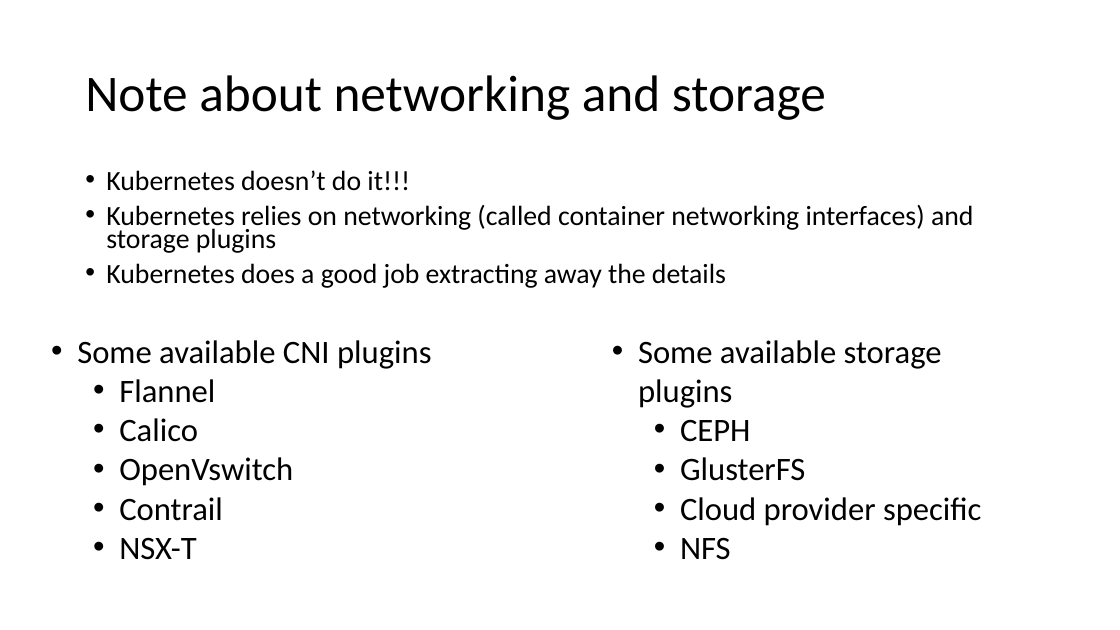
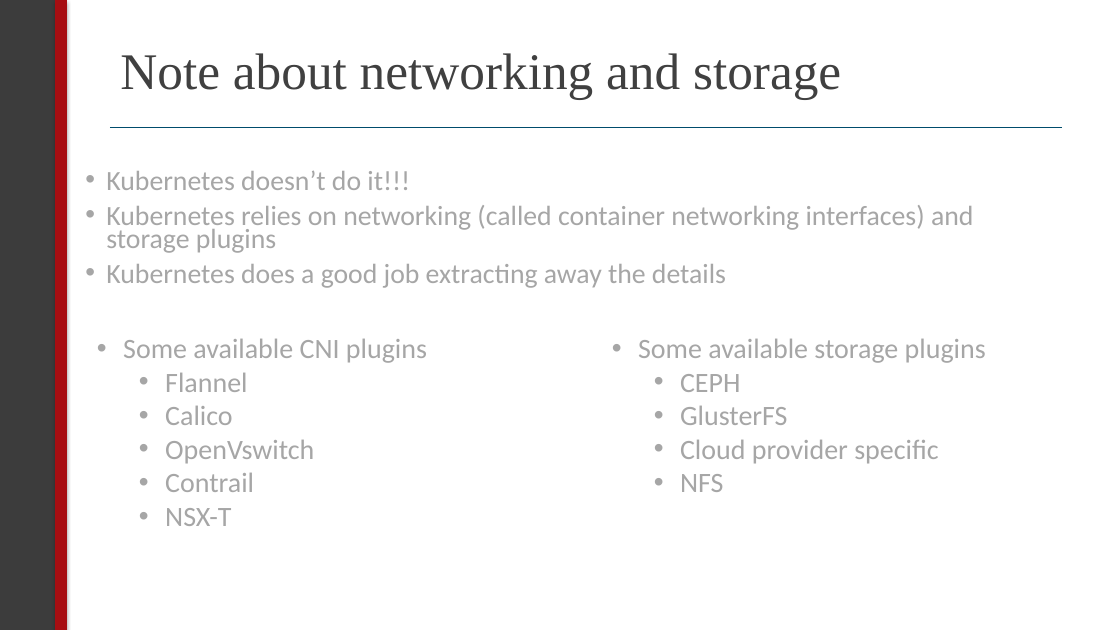
Before and after one commit to sealingtech/kubernetes_training, a slide deck: slide 12 of presentation/kubernetes.pptx (slide 9 before the commit). Drawn at 1120x630 pixels with LibreOffice and Linux fonts; fonts in the diff are those of the drawing. Boxes give left, top, right and bottom in pixels: in the first picture for what was removed or moved away, otherwise in the second. Text is boxed around its words. In the diff, an @@ line names an element or a change of style, - is before the commit and + after.

```diff
--- a/presentation/kubernetes.pptx
+++ b/presentation/kubernetes.pptx
@@ rectangle added at [0, 0, 56, 630], fill #3C3C3C, outline #3C3C3C 0.5 pt @@
@@ rectangle added at [55, 0, 66, 630], fill #A70E12, outline #A70E12 0.5 pt @@
@@ title "Note about networking and storage": place and size @@
-title "Note about networking and storage" at [85, 75, 826, 120]
+title "Note about networking and storage" at [120, 53, 841, 100]
@@ title "Note about networking and storage" at [120, 53, 841, 100]: font Calibri to Times New Roman, text colour #000000 to #404040 @@
@@ line added from (110, 127) to (1062, 127), #004C6C 1 pt @@
@@ text "Kubernetes doesn’t do it!!!" at [106, 171, 973, 288]: text colour #000000 to #A6A6A6 @@
@@ text "Some available CNI plugins": place and size @@
-text "Some available CNI plugins" at [77, 340, 432, 560]
+text "Some available CNI plugins" at [123, 339, 427, 526]
@@ text "Some available CNI plugins" at [123, 339, 427, 526]: size 28 to 24 pt, text colour #000000 to #A6A6A6 @@
@@ text "Some available storage plugins" at [638, 339, 986, 492]: size 28 to 24 pt, text colour #000000 to #A6A6A6 @@
```
Also in this commit, not shown: 18 other slides changed, 3 slides added, 1 other file.
